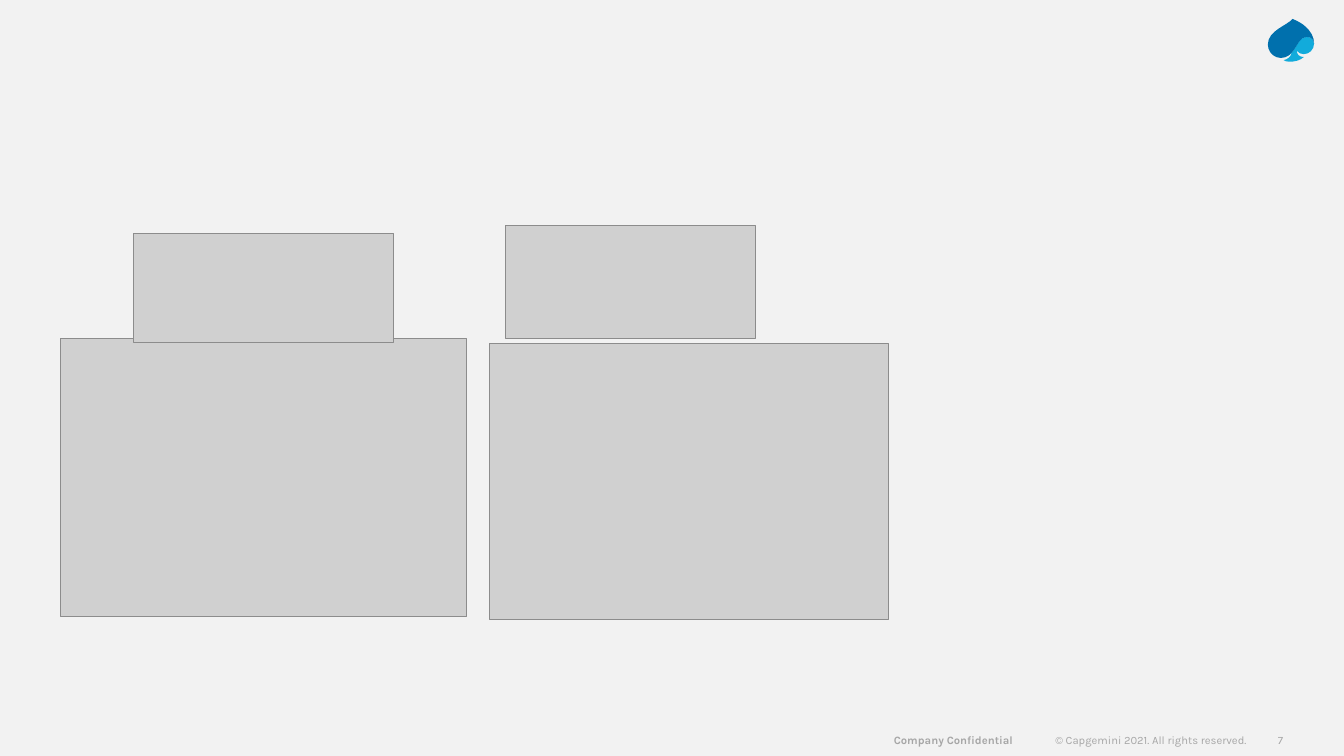
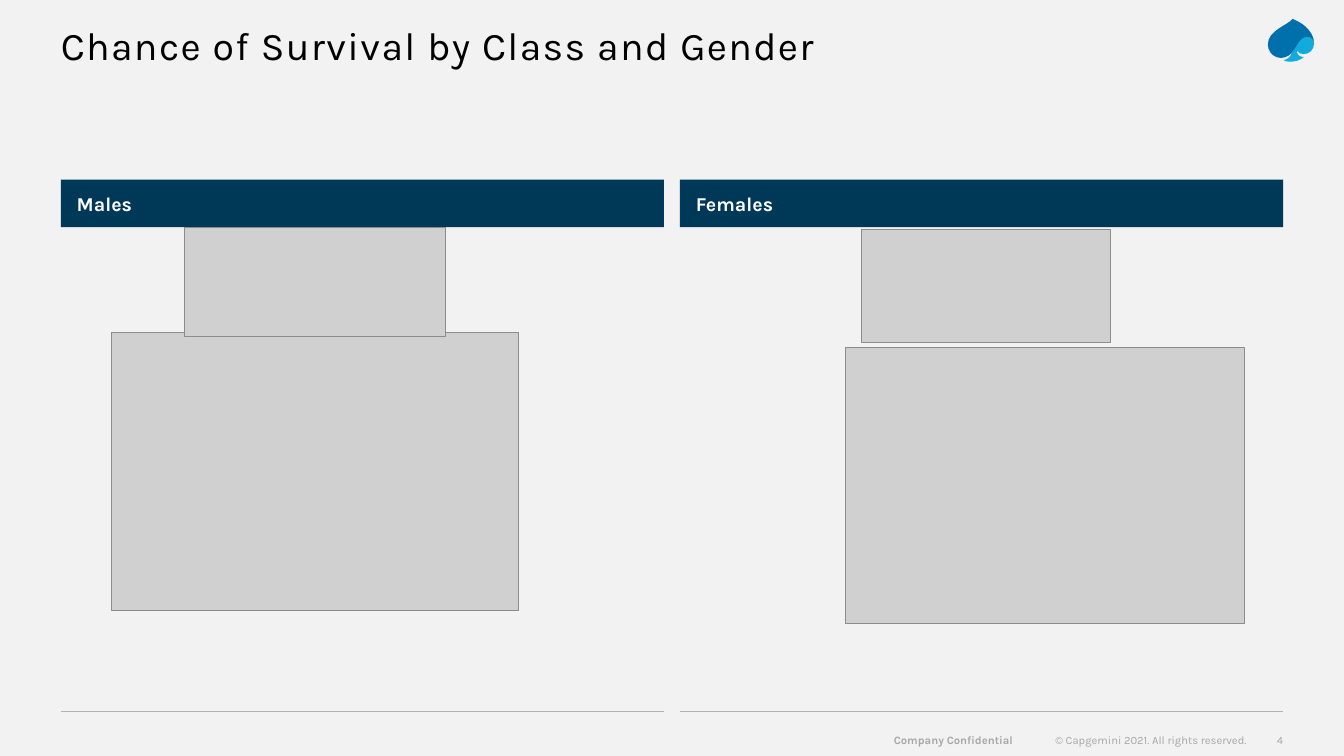
Before and after one commit to Blitzbert/Titanic, a slide deck: slide 4 of 2021-04-06_Data Visualization.pptx (slide 7 before the commit). Drawn at 1344x756 pixels with LibreOffice and Linux fonts; fonts in the diff are those of the drawing; grey boxes stand for pictures. Boxes give left, top, right and bottom in pixels: in the first picture for what was removed or moved away, otherwise in the second. Text is boxed around its words. In the diff, an @@ line names an element or a change of style, - is before the commit and + after.

Commit message:
minor changes in ppt

```diff
--- a/2021-04-06_Data Visualization.pptx
+++ b/2021-04-06_Data Visualization.pptx
@@ title added at [61, 33, 813, 70], 28 pt, text #000000 @@
+Chance of Survival by Class and Gender
@@ rectangle added at [60, 179, 663, 227], fill #003856, 14 pt, text #FFFFFF, bold @@
+Males
@@ rectangle added at [681, 179, 1284, 227], fill #003856, 14 pt, text #FFFFFF, bold @@
+Females
@@ picture: place and size @@
-picture at [133, 233, 393, 342]
+picture at [185, 227, 445, 336]
@@ picture: place and size @@
-picture at [505, 226, 755, 338]
+picture at [861, 230, 1111, 342]
@@ picture: place and size @@
-picture at [60, 339, 467, 617]
+picture at [112, 333, 518, 611]
@@ picture: place and size @@
-picture at [490, 344, 889, 620]
+picture at [846, 348, 1245, 624]
@@ line added from (60, 712) to (664, 712), #B2B2B2 1 pt @@
@@ line added from (681, 712) to (1284, 712), #B2B2B2 1 pt @@
@@ page number at [1277, 737, 1283, 744]: text changed @@
-7
+4
```
Also in this commit, not shown: 1 other slide changed, 3 slides added, 4 slides removed.
